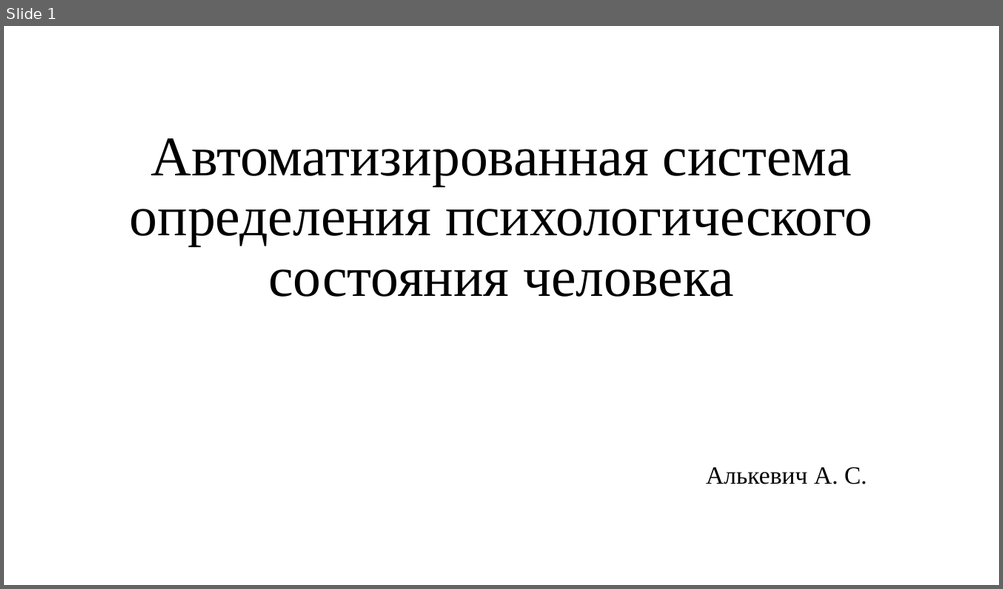
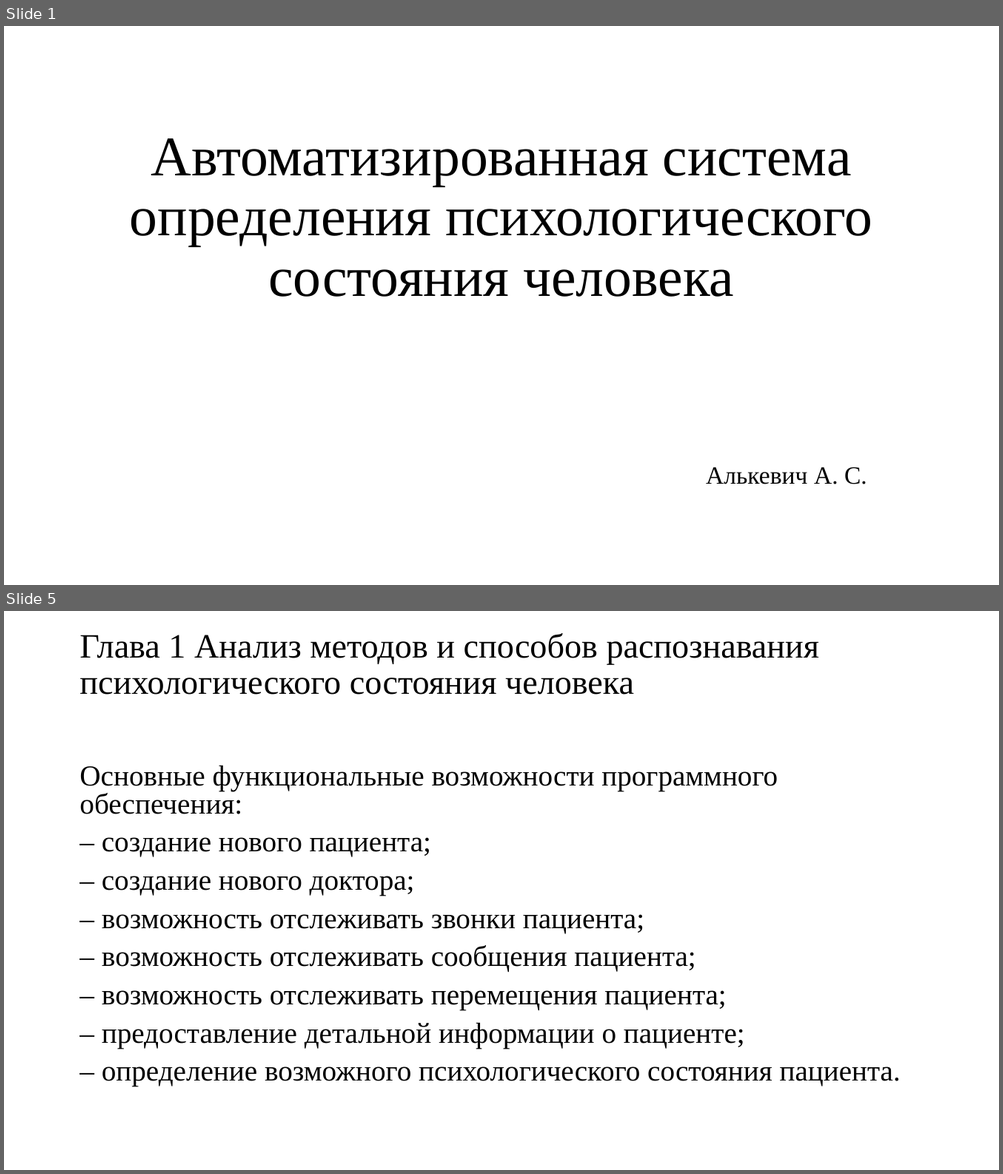
Before and after one commit to Wideweb/-digital-psychology-docs, a slide deck: Алькевич А.С/Презентация.pptx. Shown one above the other, each under a label of ours: slide 1 before the commit, slides 1 and 5 after it; the slides between them are not shown. The pictures are 1003x589 and 1003x1174 pixels, drawn with LibreOffice and Linux fonts; fonts in the diff are those of the drawing. Boxes give left, top, right and bottom in pixels: in the first picture for what was removed or moved away, otherwise in the second. Text is boxed around its words. In the diff, an @@ line names an element or a change of style, - is before the commit and + after.

```diff
--- a/Алькевич А.С/Презентация.pptx
+++ b/Алькевич А.С/Презентация.pptx
@@ slide 5 added at bbox=[4, 611, 999, 1170], background #FFFFFF @@
@@ title added at bbox=[79, 633, 819, 695], 33 pt, text #000000 @@
+Глава 1 Анализ методов и способов распознавания психологического состояния человека
@@ text added at bbox=[79, 765, 900, 1087], 28 pt, text #000000 @@
+Основные функциональные возможности программного обеспечения:
+– создание нового пациента;
+– создание нового доктора;
+– возможность отслеживать звонки пациента;
+– возможность отслеживать сообщения пациента;
+– возможность отслеживать перемещения пациента;
+– предоставление детальной информации о пациенте;
+– определение возможного психологического состояния пациента.
```
Also in this commit, not shown: 3 slides changed, 16 other slides added, 3 slides removed, 7 other files.
